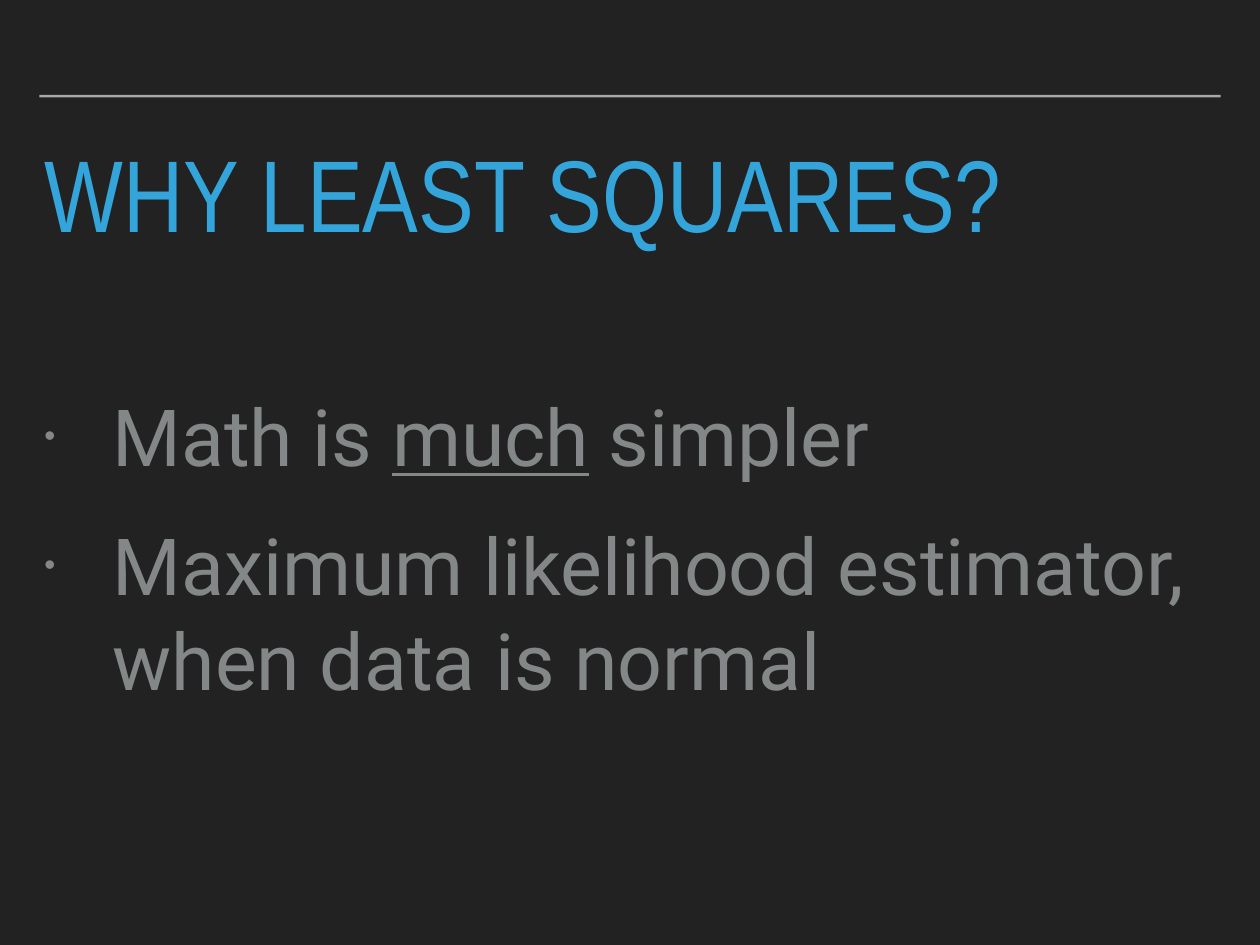
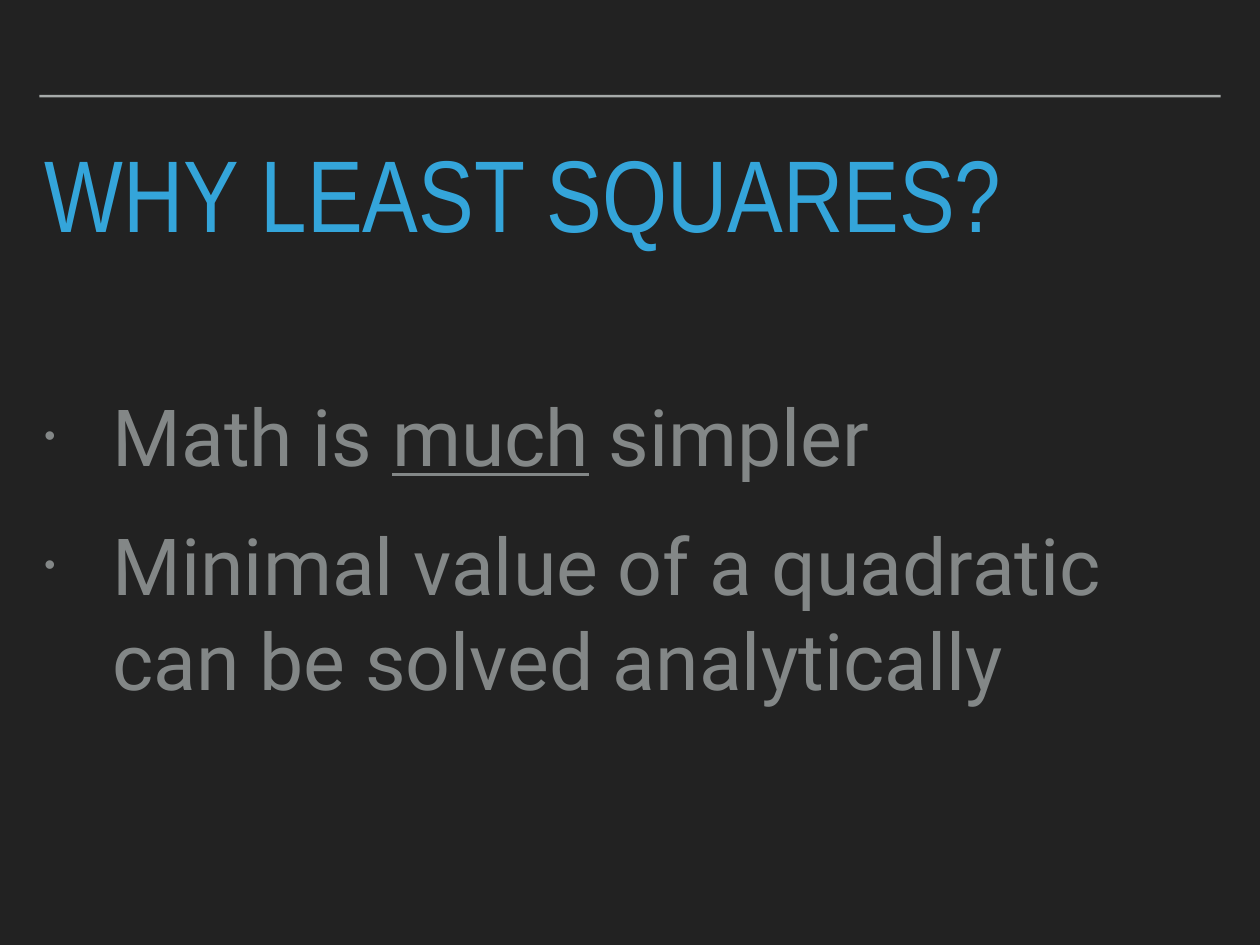
Before and after one commit to robcarrington/python-for-data-science, a slide deck: slide 34 of Session9/Session9_Slides.pptx (slide 36 before the commit). Drawn at 1260x945 pixels with LibreOffice and Linux fonts; fonts in the diff are those of the drawing. Boxes give left, top, right and bottom in pixels: in the first picture for what was removed or moved away, otherwise in the second. Text is boxed around its words. In the diff, an @@ line names an element or a change of style, - is before the commit and + after.

```diff
--- a/Session9/Session9_Slides.pptx
+++ b/Session9/Session9_Slides.pptx
@@ text at bbox=[113, 535, 1101, 707]: text changed @@
-• Maximum likelihood estimator, when data is normal
+• Minimal value of a quadratic can be solved analytically
```
Also in this commit, not shown: 6 other slides changed, 10 slides added, 22 slides removed, 4 other files.
